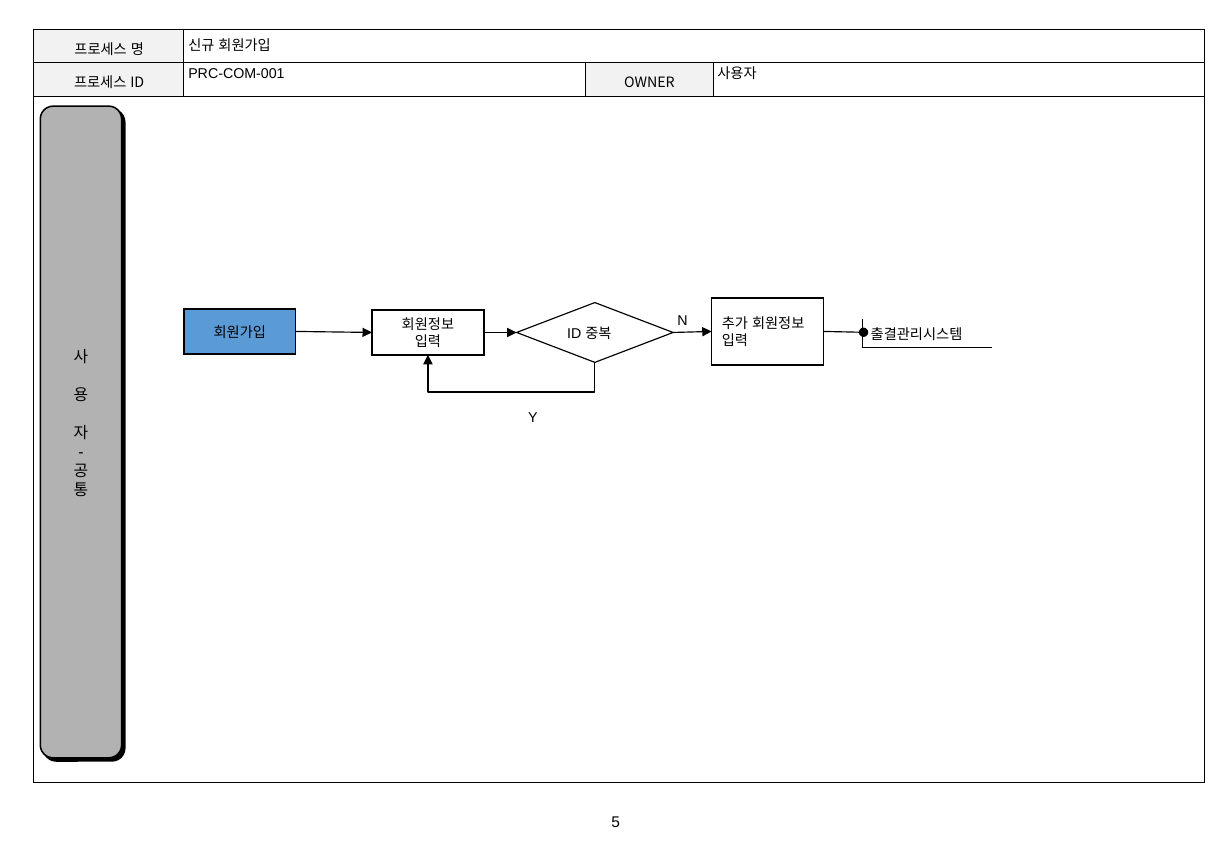
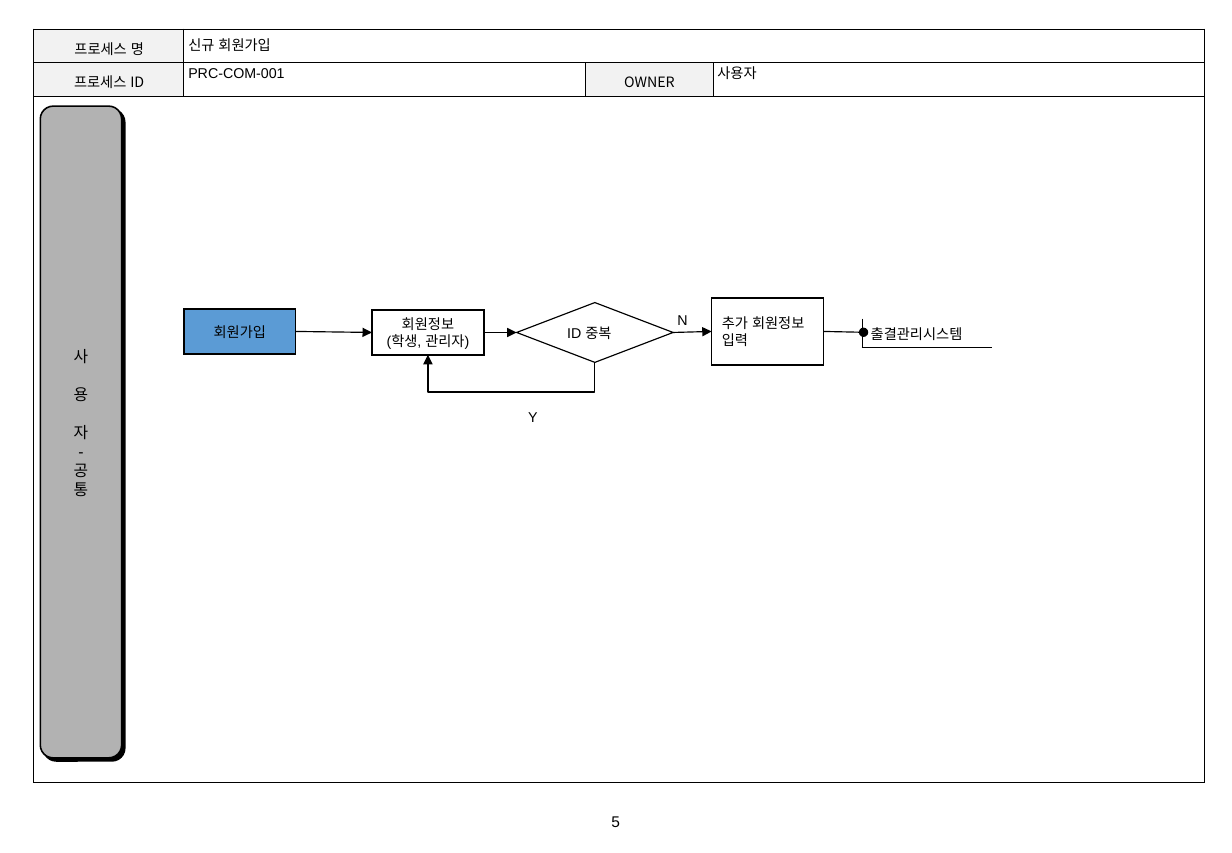
Before and after one commit to lgt9875/Idino-Project, a slide deck: slide 5 of 2_프로세스정의서_v1.0.pptx. Drawn at 1232x853 pixels with LibreOffice and Linux fonts; fonts in the diff are those of the drawing; background and template pictures are left out. Boxes give left, top, right and bottom in pixels: in the first picture for what was removed or moved away, otherwise in the second. Text is boxed around its words. In the diff, an @@ line names an element or a change of style, - is before the commit and + after.

```diff
--- a/2_프로세스정의서_v1.0.pptx
+++ b/2_프로세스정의서_v1.0.pptx
@@ text in rectangle at [387, 334, 469, 349]: text changed @@
-입력
+(학생, 관리자)
```
Also in this commit, not shown: 3 other slides changed, 4 other files.
